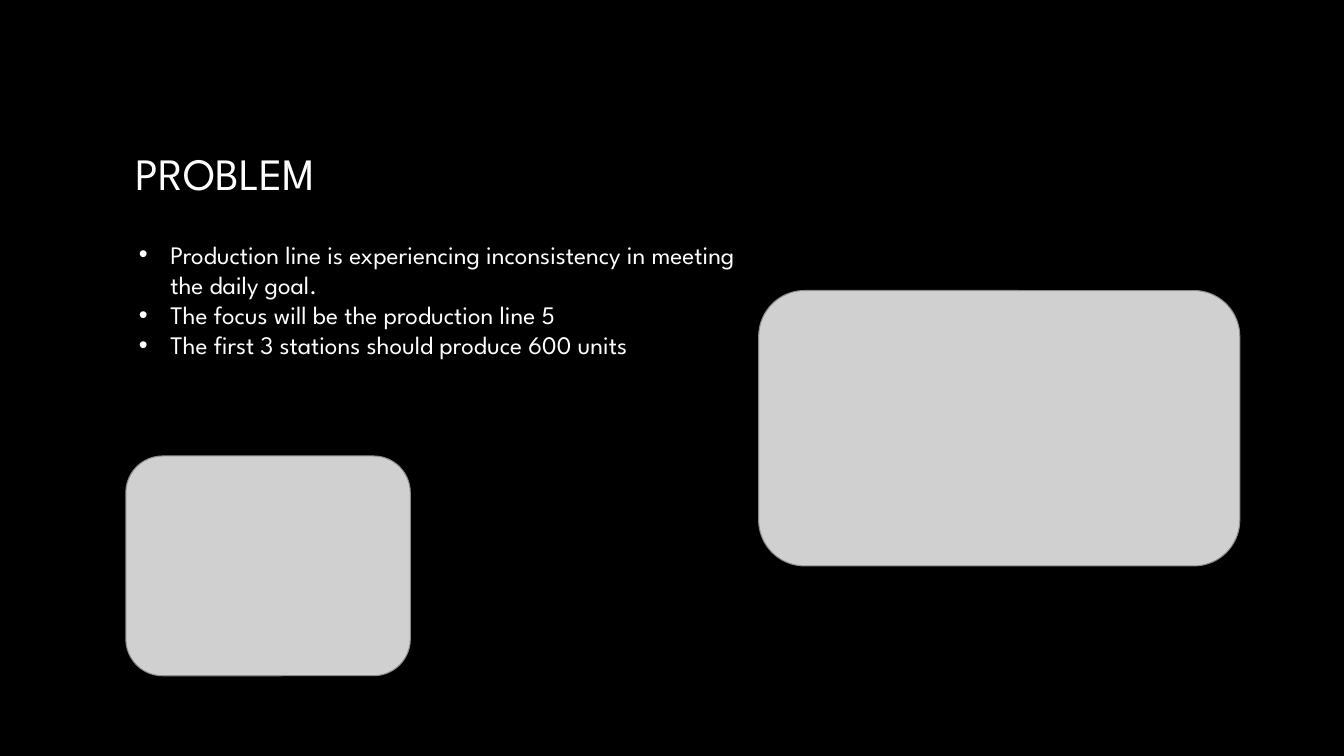
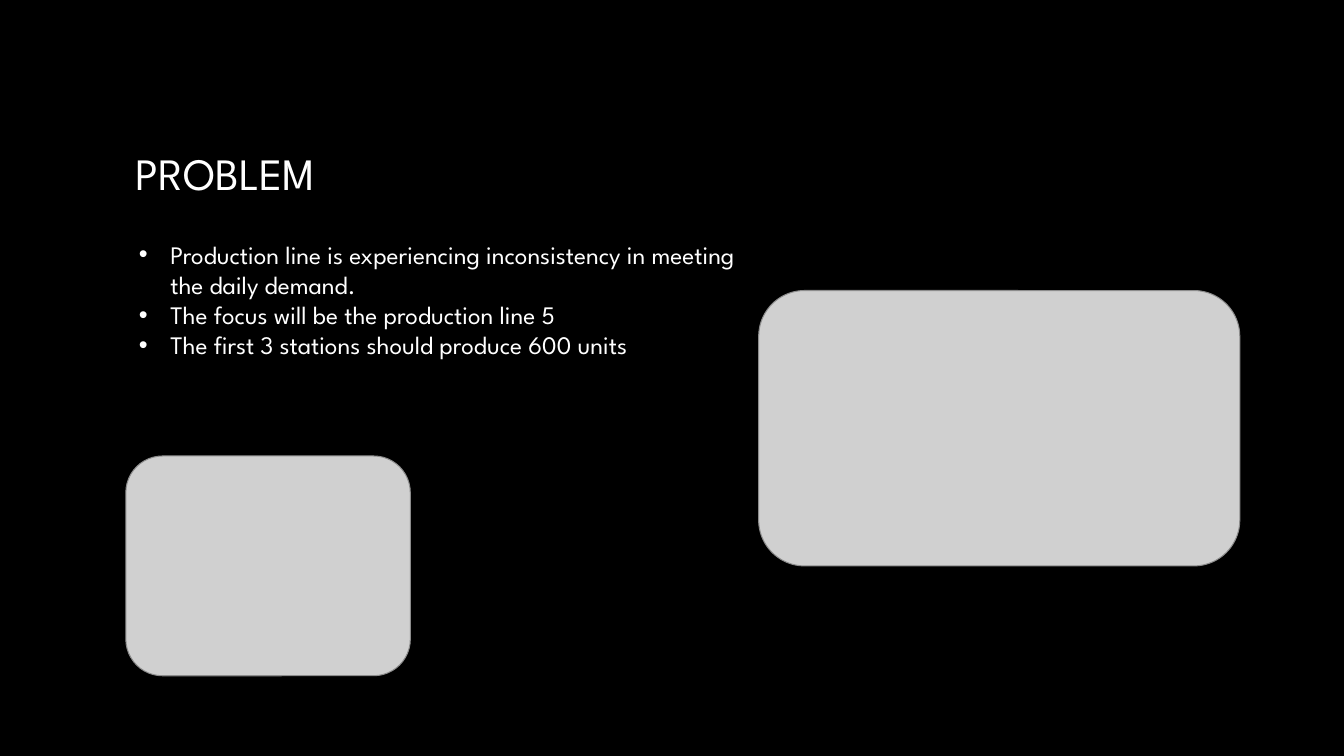
Before and after one commit to pjrodriguez-sb/Springboard_Capstone, a slide deck: slide 2 of Capstone presentation.pptx. Drawn at 1344x756 pixels with LibreOffice and Linux fonts; fonts in the diff are those of the drawing; grey boxes stand for pictures; background and template pictures are left out. Boxes give left, top, right and bottom in pixels: in the first picture for what was removed or moved away, otherwise in the second. Text is boxed around its words. In the diff, an @@ line names an element or a change of style, - is before the commit and + after.

```diff
--- a/Capstone presentation.pptx
+++ b/Capstone presentation.pptx
@@ text at box(170, 246, 735, 300): text changed @@
-• Production line is experiencing inconsistency in meeting the daily goal.
+• Production line is experiencing inconsistency in meeting the daily demand.
```
Also in this commit, not shown: 3 other slides changed.
